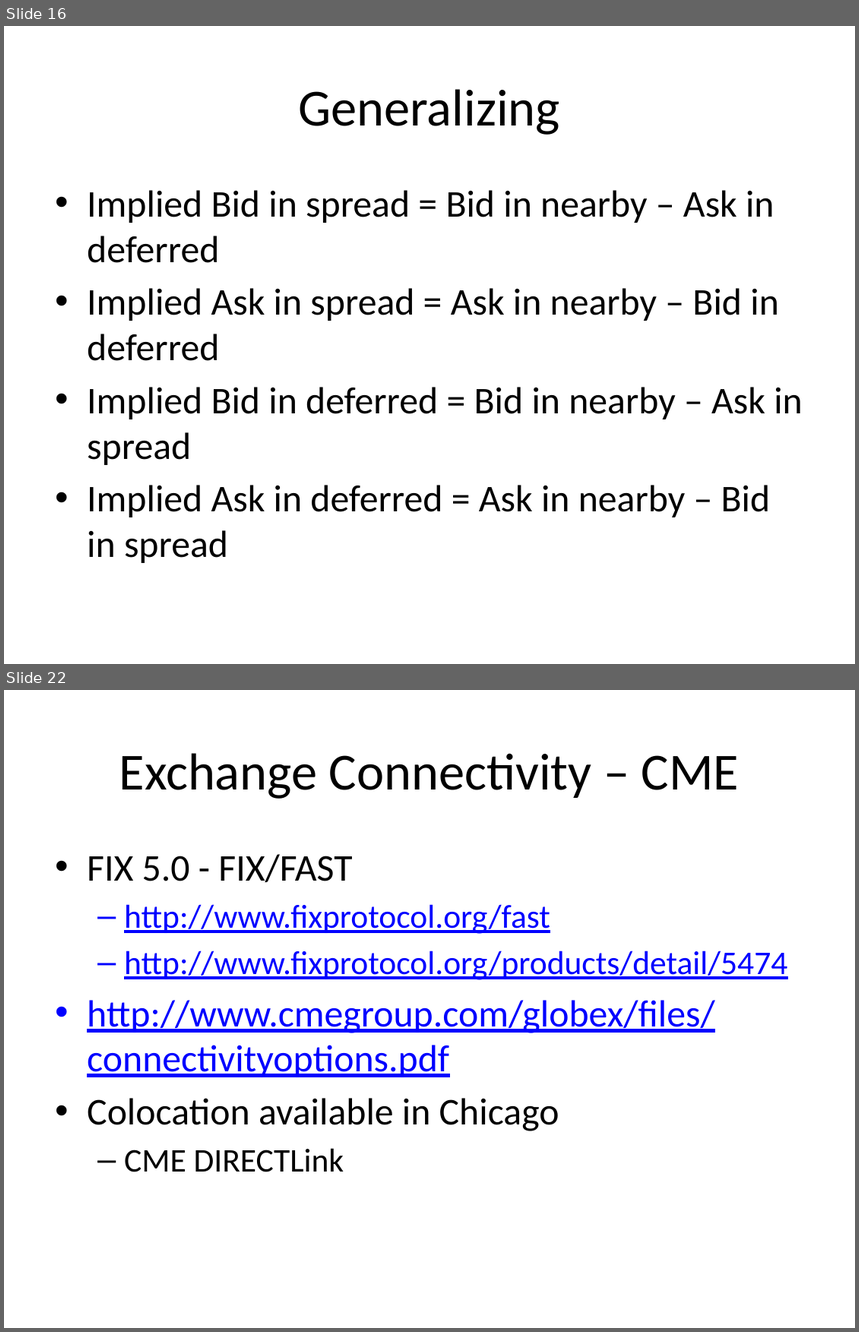
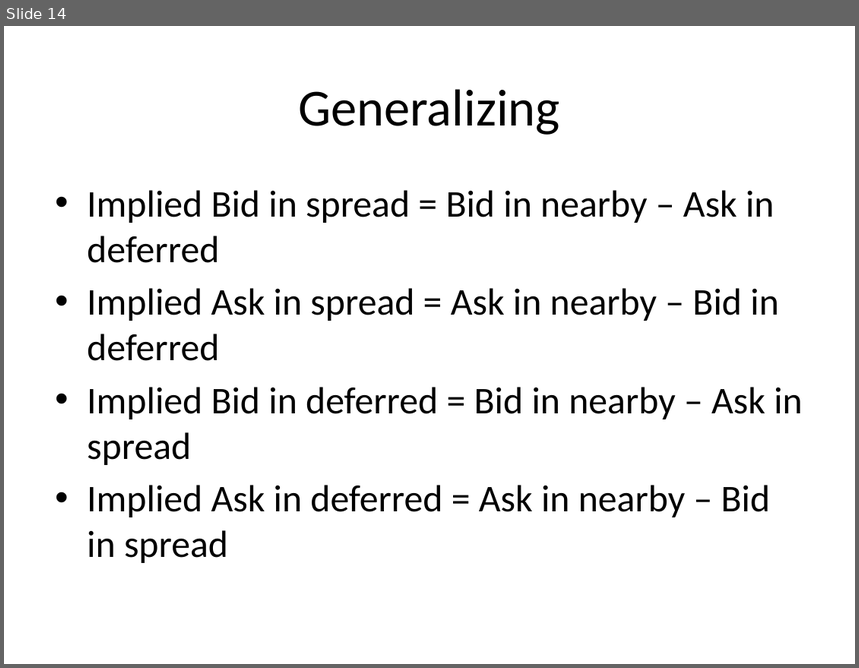
Before and after one commit to benofben/implier, a slide deck: doc/Implier - Background.pptx. Shown one above the other, each under a label of ours: slides 16 and 22 before the commit, slide 14 after it; the slides between them are not shown. The pictures are 859x1332 and 859x668 pixels, drawn with LibreOffice and Linux fonts; fonts in the diff are those of the drawing. Boxes give left, top, right and bottom in pixels: in the first picture for what was removed or moved away, otherwise in the second. Text is boxed around its words. In the diff, an @@ line names an element or a change of style, - is before the commit and + after.

```diff
--- a/doc/Implier - Background.pptx
+++ b/doc/Implier - Background.pptx
@@ slide 22 removed at bbox=[4, 690, 855, 1328], background #FFFFFF @@
@@ title removed at bbox=[120, 753, 739, 799] @@
-Exchange Connectivity – CME
@@ text removed at bbox=[87, 854, 788, 1173] @@
-• FIX 5.0 - FIX/FAST
-  – http://www.fixprotocol.org/fast
-  – http://www.fixprotocol.org/products/detail/5474
-• http://www.cmegroup.com/globex/files/connectivityoptions.pdf
-• Colocation available in Chicago
-  – CME DIRECTLink
@@ what was slide 16 is now slide 14 @@
```
Also in this commit, not shown: 2 slides added, 8 other slides removed, 11 other files.
